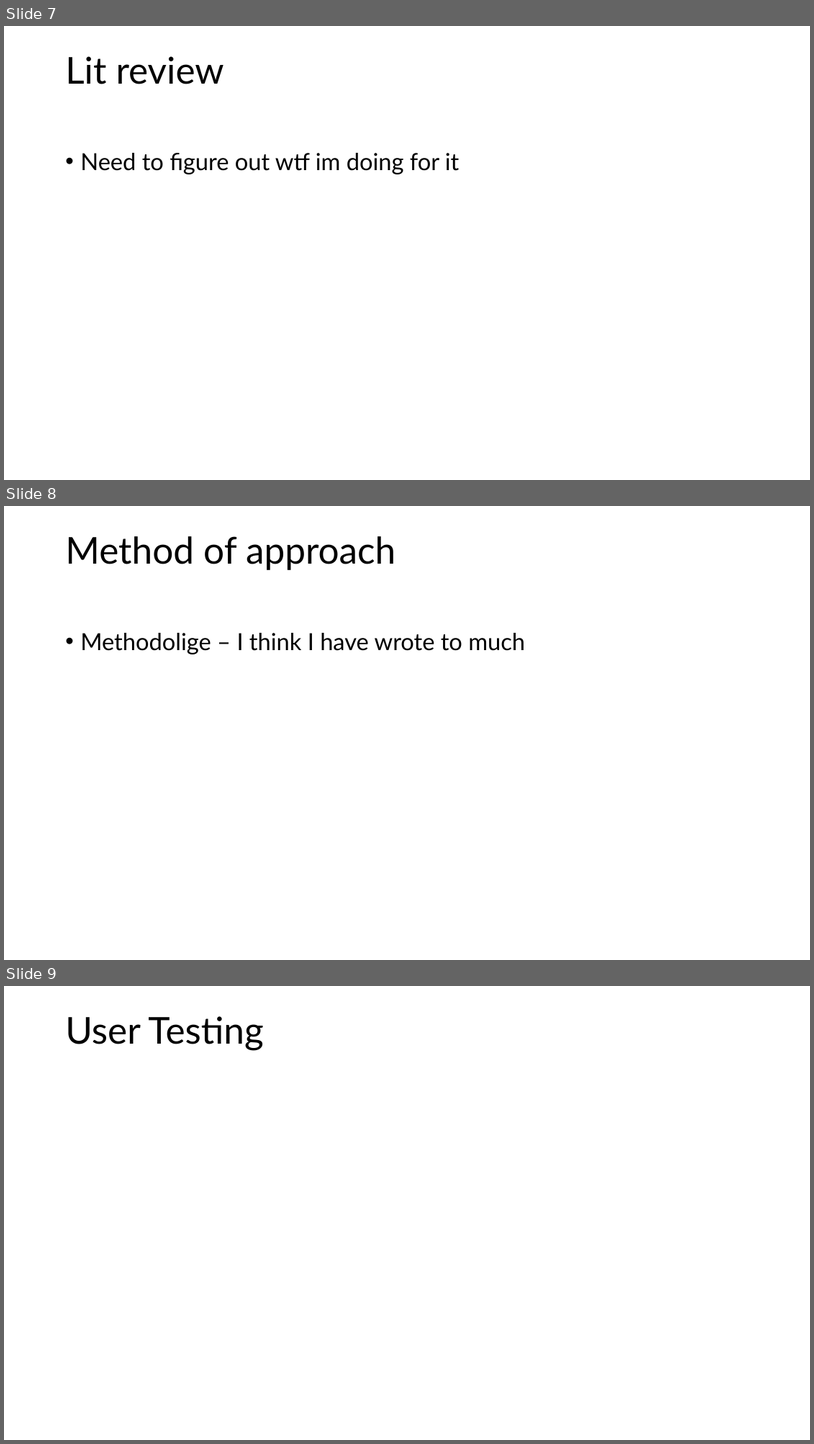
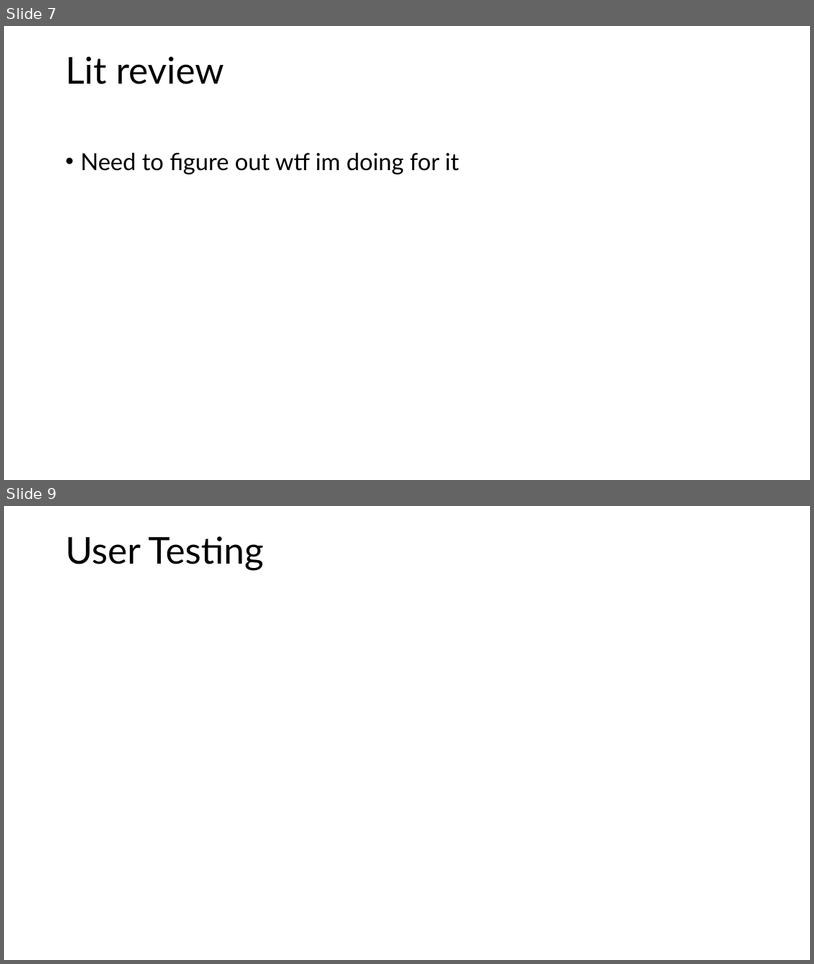
Before and after one commit to Mdot5596/Timeline-Takedown, a slide deck: Documentation/Report/Report Layou.pptx. Shown one above the other, each under a label of ours: slides 7, 8 and 9 before the commit, slides 7 and 9 after it; the slides between them are not shown. The pictures are 814x1444 and 814x964 pixels, drawn with LibreOffice and Linux fonts; fonts in the diff are those of the drawing. Boxes give left, top, right and bottom in pixels: in the first picture for what was removed or moved away, otherwise in the second. Text is boxed around its words. In the diff, an @@ line names an element or a change of style, - is before the commit and + after.

```diff
--- a/Documentation/Report/Report Layou.pptx
+++ b/Documentation/Report/Report Layou.pptx
@@ slide 8 removed at (4, 506, 810, 960), background #FFFFFF @@
@@ title removed at (65, 536, 396, 570) @@
-Method of approach
@@ text removed at (80, 633, 525, 654) @@
-• Methodolige – I think I have wrote to much
```
Also in this commit, not shown: 1 slide added, 3 other files.
